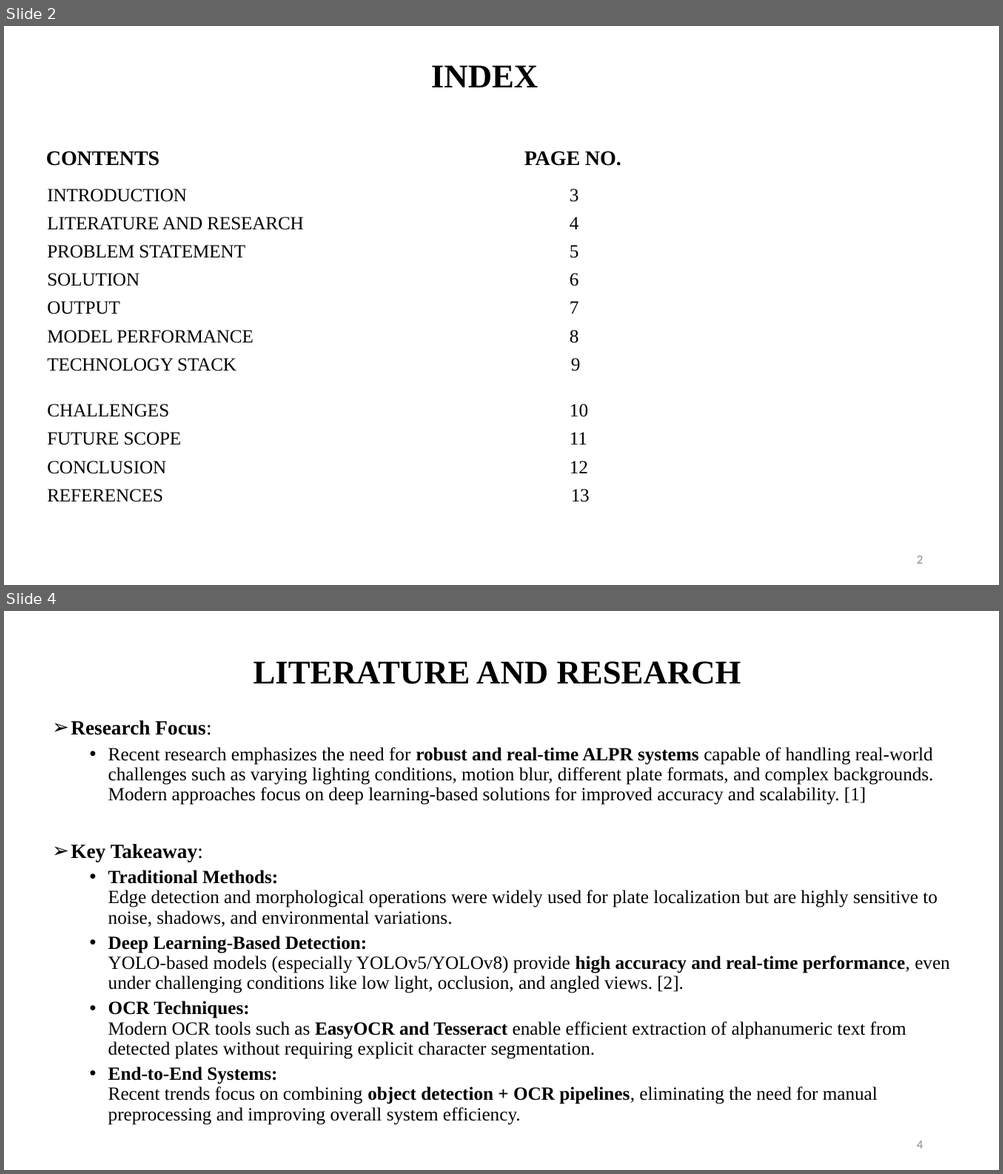
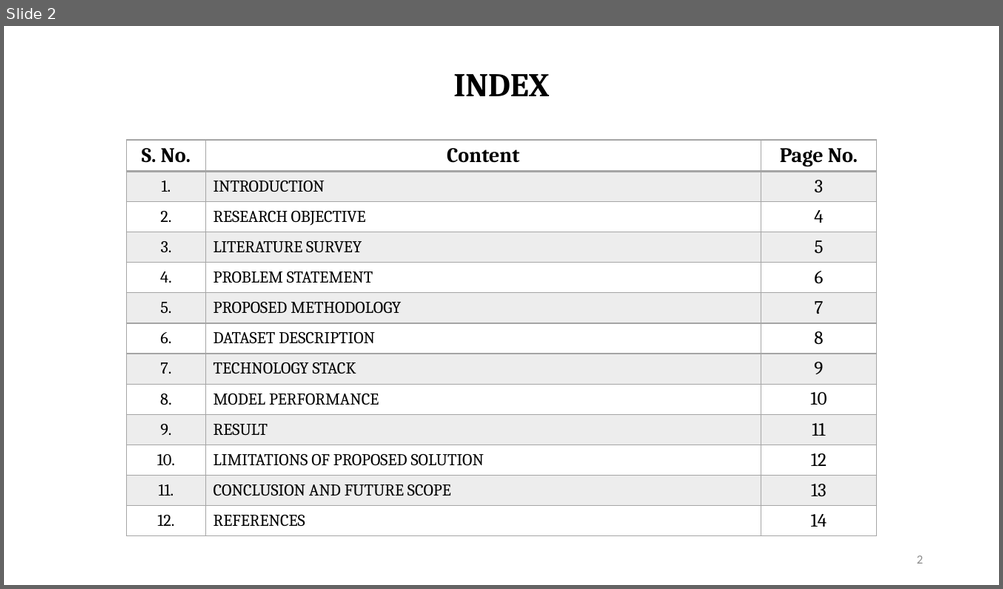
Before and after one commit to aryann-21/ALPR, a slide deck: MAJOR_PPT.pptx. Shown one above the other, each under a label of ours: slides 2 and 4 before the commit, slide 2 after it; the slides between them are not shown. The pictures are 1003x1174 and 1003x589 pixels, drawn with LibreOffice and Linux fonts; fonts in the diff are those of the drawing. Boxes give left, top, right and bottom in pixels: in the first picture for what was removed or moved away, otherwise in the second. Text is boxed around its words. In the diff, an @@ line names an element or a change of style, - is before the commit and + after.

Commit message:
got performance metrics

```diff
--- a/MAJOR_PPT.pptx
+++ b/MAJOR_PPT.pptx
@@ slide 4 removed at [4,611,999,1170], background #FFFFFF @@
@@ title removed at [253,661,741,684] @@
-LITERATURE AND RESEARCH
@@ text removed at [71,721,950,1125] @@
-➢ Research Focus:
-  • Recent research emphasizes the need for robust and real-time ALPR systems capable of handling real-world challenges such as varying lighting conditions, motion blur, different plate formats, and complex backgrounds. Modern approaches focus on deep learning-based solutions for improved accuracy and scalability. [1]
-➢ Key Takeaway:
-  • Traditional Methods:
-    Edge detection and morphological operations were widely used for plate localization but are highly sensitive to noise, shadows, and environmental variations.
-  • Deep Learning-Based Detection:
-    YOLO-based models (especially YOLOv5/YOLOv8) provide high accuracy and real-time performance, even under challenging conditions like low light, occlusion, and angled views. [2].
-  • OCR Techniques:
-    Modern OCR tools such as EasyOCR and Tesseract enable efficient extraction of alphanumeric text from detected plates without requiring explicit character segmentation.
-  • End-to-End Systems:
-    Recent trends focus on combining object detection + OCR pipelines, eliminating the need for manual preprocessing and improving overall system efficiency.
@@ page number removed at [916,1141,922,1149] @@
-4
@@ slide 2 changed as well @@
@@ title "INDEX": place and size @@
-title "INDEX" at [431,65,538,87]
+title "INDEX" at [453,74,549,96]
@@ title "INDEX" at [453,74,549,96]: font Times New Roman to Cambria @@
@@ text removed at [46,151,621,503] @@
-CONTENTS PAGE NO.
-INTRODUCTION 3
-LITERATURE AND RESEARCH 4
-PROBLEM STATEMENT 5
-SOLUTION 6
-OUTPUT 7
-MODEL PERFORMANCE 8
-TECHNOLOGY STACK 9
-CHALLENGES 10
-FUTURE SCOPE 11
-CONCLUSION 12
-REFERENCES 13
@@ table added at [126,140,877,538], 13 rows, 3 columns @@
+S. No. | Content | Page No.
+1. | INTRODUCTION | 3
+2. | RESEARCH OBJECTIVE | 4
+3. | LITERATURE SURVEY | 5
+4. | PROBLEM STATEMENT | 6
+5. | PROPOSED METHODOLOGY | 7
+6. | DATASET DESCRIPTION | 8
+7. | TECHNOLOGY STACK | 9
+8. | MODEL PERFORMANCE | 10
+9. | RESULT | 11
+10. | LIMITATIONS OF PROPOSED SOLUTION | 12
+11. | CONCLUSION AND FUTURE SCOPE | 13
+12. | REFERENCES | 14
```
Also in this commit, not shown: 3 other slides changed, 10 slides added, 8 other slides removed, 1 other file.
